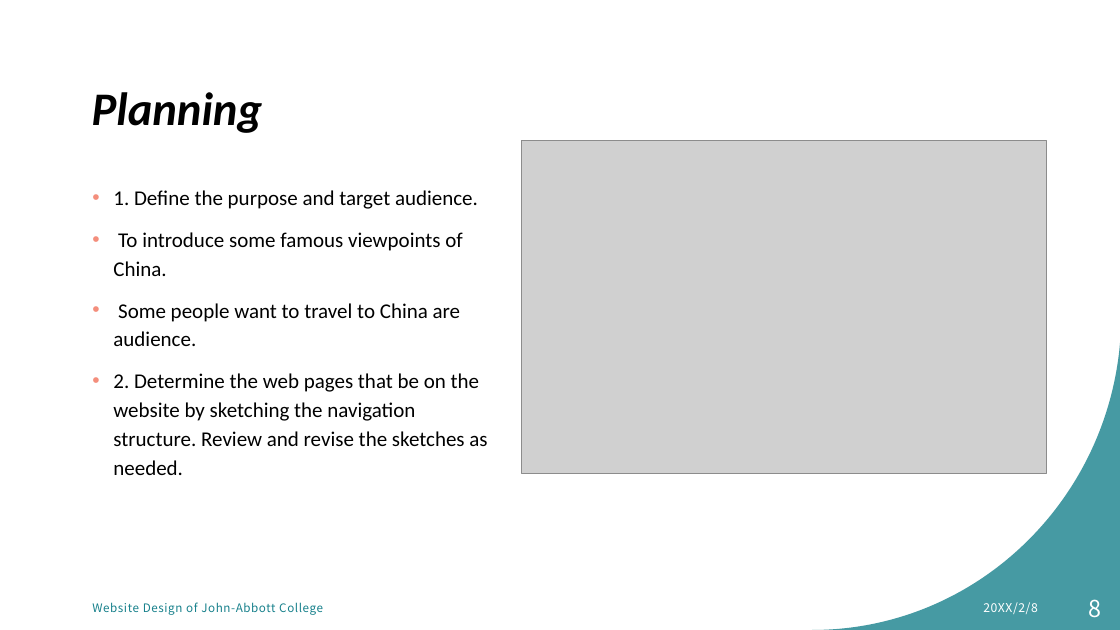
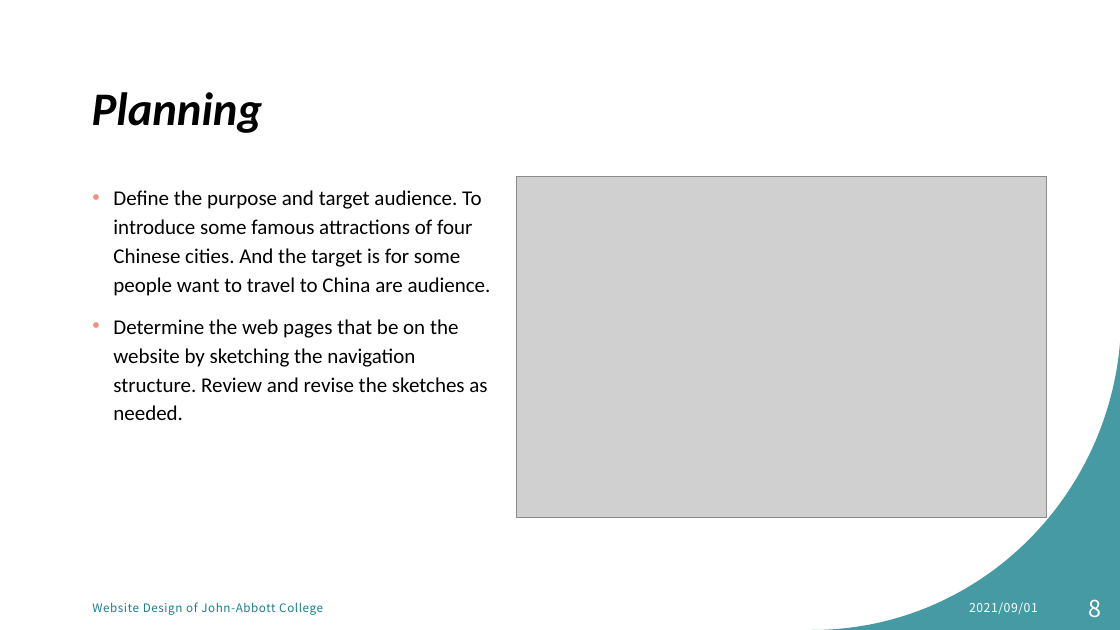
Before and after one commit to MikentGuo/Project_Tour, a slide deck: slide 8 of docs/Website Design for tourist attraction.pptx. Drawn at 1120x630 pixels with LibreOffice and Linux fonts; fonts in the diff are those of the drawing; grey boxes stand for pictures. Boxes give left, top, right and bottom in pixels: in the first picture for what was removed or moved away, otherwise in the second. Text is boxed around its words. In the diff, an @@ line names an element or a change of style, - is before the commit and + after.

```diff
--- a/docs/Website Design for tourist attraction.pptx
+++ b/docs/Website Design for tourist attraction.pptx
@@ picture: place and size @@
-picture at bbox=[522, 140, 1047, 474]
+picture at bbox=[517, 176, 1047, 518]
@@ text at bbox=[113, 190, 491, 420]: text changed @@
-• 1. Define the purpose and target audience.
-• To introduce some famous viewpoints of China.
-• Some people want to travel to China are audience.
-• 2. Determine the web pages that be on the website by sketching the navigation structure. Review and revise the sketches as needed.
+• Define the purpose and target audience. To introduce some famous attractions of four Chinese cities. And the target is for some people want to travel to China are audience.
+• Determine the web pages that be on the website by sketching the navigation structure. Review and revise the sketches as needed.
@@ text at bbox=[969, 602, 1038, 614]: text changed @@
-20XX/2/8
+2021/09/01
```
Also in this commit, not shown: 11 other slides changed, 1 slide added, 1 slide removed.
